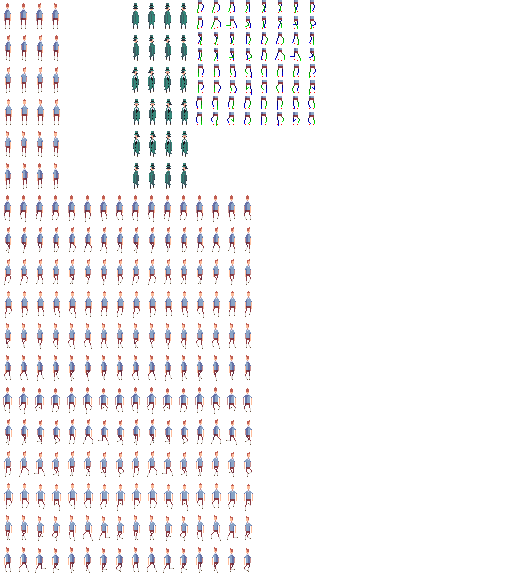
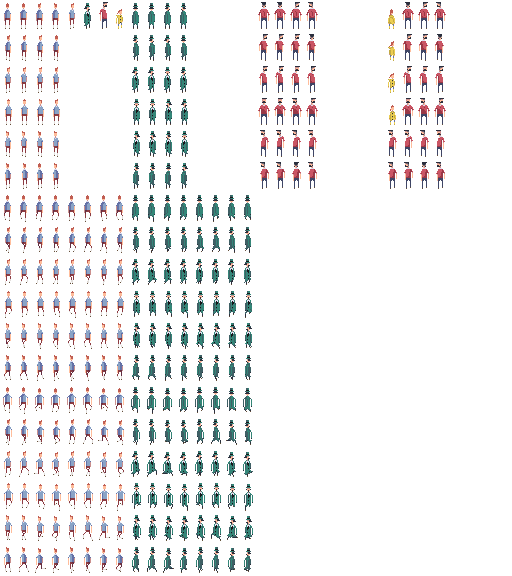
Layers edited between the first and the second 512×576 image:
added layer "Yellow" (merge) above "Red" over (388, 2, 446, 189)
added layer "Red" (merge) above "Green" over (258, 2, 318, 189)
painted on "Green" over (131, 88, 253, 573)
painted on "Blue" over (4, 277, 74, 285)
renamed "Template" to "Template blue", hid it, painted on it over (69, 0, 316, 126)
added layer "Team" above "Background" over (69, 2, 123, 29)
